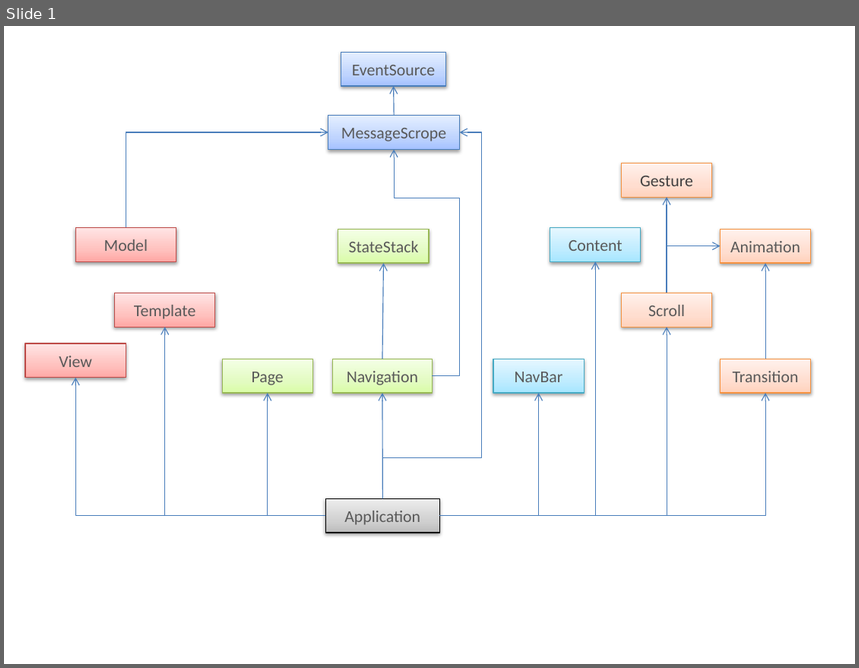
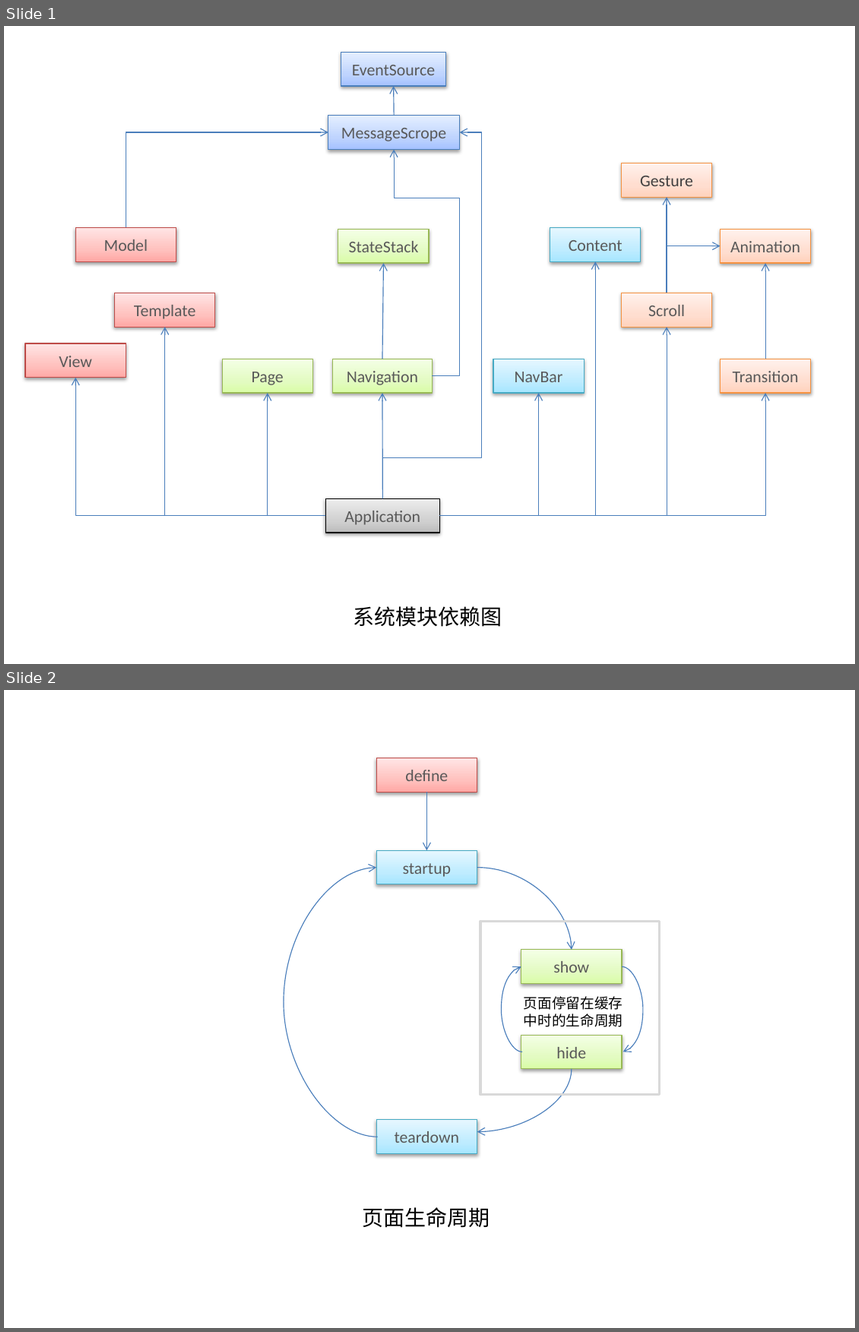
Before and after one commit to mixteam/mixsln, a slide deck: doc/design.pptx. Shown one above the other, each under a label of ours: slide 1 before the commit, slides 1 and 2 after it. The pictures are 859x668 and 859x1332 pixels, drawn with LibreOffice and Linux fonts; fonts in the diff are those of the drawing. Boxes give left, top, right and bottom in pixels: in the first picture for what was removed or moved away, otherwise in the second. Text is boxed around its words. In the diff, an @@ line names an element or a change of style, - is before the commit and + after.

```diff
--- a/doc/design.pptx
+++ b/doc/design.pptx
@@ slide 2 added at box(4, 690, 855, 1328), background #FFFFFF @@
@@ rectangle added at box(377, 758, 477, 792), fill gradient #FFA6A5 to #FFC0BF to #FFE7E7, outline #BF4C48 0.75 pt, 14 pt, text #595959 @@
+define
@@ arrow added from (427, 792) to (427, 851), #4B7EBC 0.75 pt @@
@@ curved arrow added from (378, 1137) to (377, 868), #4B7EBC 0.75 pt @@
@@ rectangle added at box(377, 851, 477, 885), fill gradient #A7E6FF to #C1EDFF to #E7F8FF, outline #46AAC5 0.75 pt, 14 pt, text #595959 @@
+startup
@@ curved arrow added from (477, 868) to (572, 950), #4B7EBC 0.75 pt @@
@@ rectangle added at box(481, 922, 659, 1095), outline #D9D9D9 2 pt @@
@@ rectangle added at box(522, 950, 622, 983), fill gradient #DAFDA7 to #E4FCC2 to #F5FFE7, outline #98B955 0.75 pt, 14 pt, text #595959 @@
+show
@@ curved arrow added from (522, 1052) to (522, 967), #4B7EBC 0.75 pt @@
@@ curved arrow added from (622, 967) to (623, 1052), #4B7EBC 0.75 pt @@
@@ text added at box(524, 996, 623, 1027), 12 pt, text #000000 @@
+页面停留在缓存
+中时的生命周期
@@ rectangle added at box(522, 1035, 622, 1068), fill gradient #DAFDA7 to #E4FCC2 to #F5FFE7, outline #98B955 0.75 pt, 14 pt, text #595959 @@
+hide
@@ curved arrow added from (572, 1068) to (477, 1132), #4B7EBC 0.75 pt @@
@@ rectangle added at box(377, 1120, 477, 1154), fill gradient #A7E6FF to #C1EDFF to #E7F8FF, outline #46AAC5 0.75 pt, 14 pt, text #595959 @@
+teardown
@@ text added at box(362, 1208, 490, 1228), 18 pt, text #000000 @@
+页面生命周期
@@ slide 1 changed as well @@
@@ text added at box(354, 607, 503, 627), 18 pt, text #000000 @@
+系统模块依赖图
```
Also in this commit, not shown: 24 other files.
